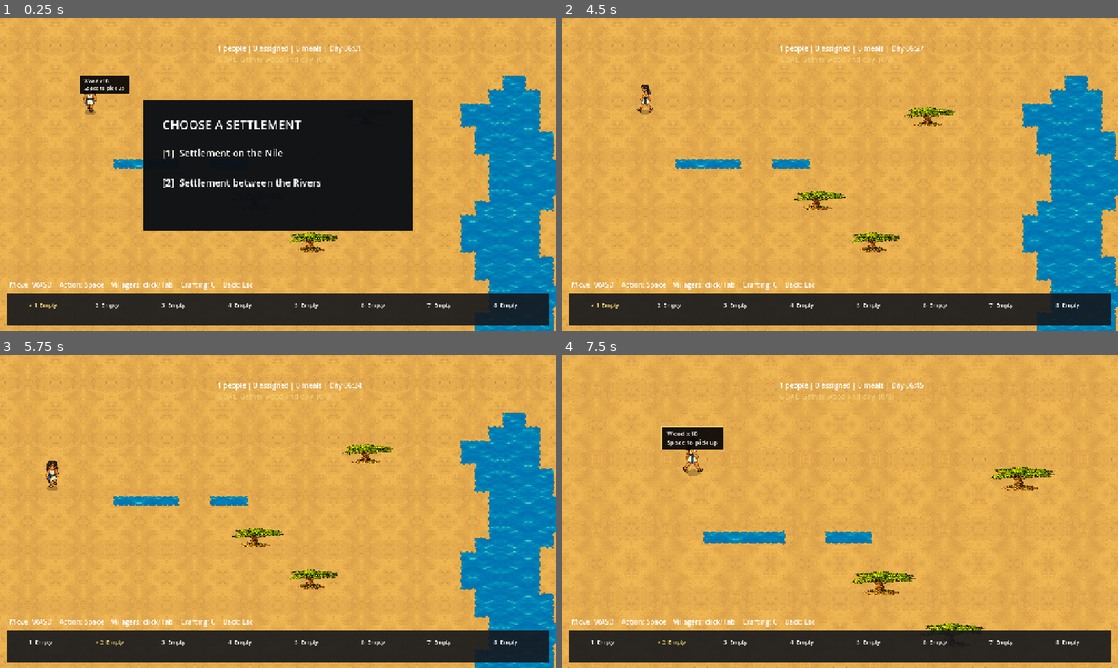
Above: before the commit, frames 1-4 (two rows, left to right).
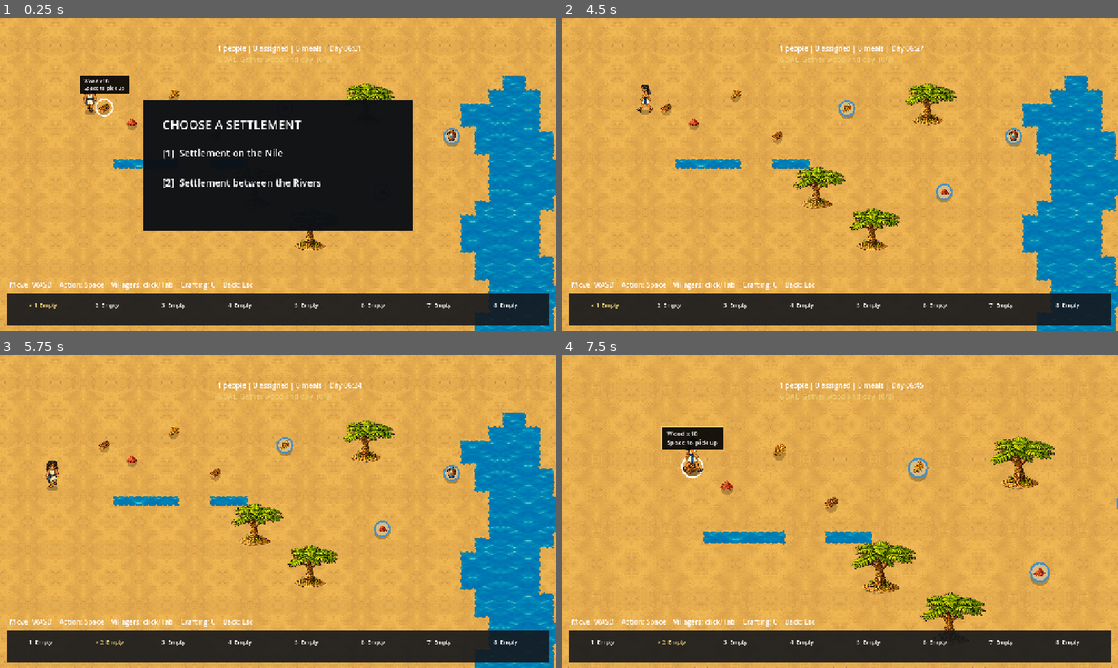
Above: after the commit, the same moments.

Repository: danisanchezcrespo/stardew
Game: Godot game, scene res://main.tscn
Same seed, same stepped clock (60 frames per second), same inputs: the game is played once before the commit and once after it.
Inputs (mouse positions are in pixels of both pictures, inside the frame that each line leads up to):
- Up to frame 1 (0.25 s): no input
- Up to frame 2 (4.5 s): tap Enter at 0.5 s; move the mouse to (962, 158) at 0.52 s; hold D (move_right) 0.53-1.28 s; hold Space (craft_confirm) 0.53-1.28 s; click (962, 158) at 0.67 s; move the mouse to (728, 190) at 1.27 s; hold S (menu_down) 1.28-2.03 s; tap Tab (next_villager) at 1.35 s; tap Space (craft_confirm) every 0.75 s from 2 to 4.25 s; move the mouse to (895, 105) at 2.02 s; hold D (move_right) 2.03-2.78 s; hold C (open_crafting) 2.03-2.78 s; move the mouse to (812, 237) at 2.77 s; hold W (menu_up) 2.78-3.53 s; tap F (quick_next) at 2.85 s; click (812, 237) at 2.92 s; move the mouse to (1006, 221) at 3.52 s; hold Q (quick_previous) 3.53-4.28 s; hold A (move_left) from 3.53 s (still down); move the mouse to (673, 127) at 4.27 s; tap 1 (quick_slot_1) at 4.35 s
- Up to frame 3 (5.75 s): move the mouse to (305, 511) at 5.02 s; release A (move_left) at 5.03 s; hold S (menu_down) from 5.03 s (still down); hold 2 (quick_slot_2) from 5.03 s (still down); click (305, 511) at 5.17 s
- Up to frame 4 (7.5 s): move the mouse to (756, 433) at 5.77 s; release S (menu_down) at 5.78 s; release 2 (quick_slot_2) at 5.78 s; hold D (move_right) 5.78-6.53 s; tap X (remove_placed) at 5.85 s; move the mouse to (962, 495) at 6.52 s; hold W (menu_up) 6.53-7.28 s; hold R (rotate_blueprint) 6.53-7.28 s; move the mouse to (728, 527) at 7.27 s; hold D (move_right) from 7.28 s (still down); tap Mouse wheel up (zoom_in) at 7.35 s; click (728, 527) at 7.42 s

The runs differ from the first frame. In frame 1, 1.0% of the frame differs, in the area x 17-83%, y 20-75%; in frame 2, 3.0%; in frame 3, 3.0%; in frame 4, 4.1%, in the area x 21-100%, y 25-88%.

Commit message:
Fix tree proportions and resource rendering

Diff:
--- a/godot/tests/test_pickup_inventory.gd
+++ b/godot/tests/test_pickup_inventory.gd
@@ -62,6 +62,8 @@
 	root.add_child(game_root)
 	await process_frame
 	var game: Node2D = game_root.get_node("MainGame")
+	_expect(game.pickups[0].z_index > 0 and game.pickups[0].z_index < game.player.z_index, "Pickup sprites should render above terrain and behind the player.", failures)
+	_expect(game.resource_sources[0].z_index > 0 and game.resource_sources[0].z_index < game.player.z_index, "Renewable resource sprites should render above terrain and behind the player.", failures)
 	game._update_interaction_target()
 	_expect(game.interaction_target != null and game.interaction_target.item_id == "wood", "Nearby wood should become the contextual target.", failures)
 	_expect(game.interaction_label.text.contains("Space = Pick up"), "Pickup hover should show the Space control.", failures)
--- a/godot/tests/test_tree_crop_cycle.gd
+++ b/godot/tests/test_tree_crop_cycle.gd
@@ -9,6 +9,7 @@
 	var game: Node2D = root_node.get_node("MainGame")
 	_expect(game.crops.size() == 3, "Each map should begin with exactly three mature trees.", failures)
 	var initial_tree: Variant = game.crops[0]
+	_expect(initial_tree.GROWTH_TEXTURE.get_width() / 4 == initial_tree.GROWTH_TEXTURE.get_height(), "Tree growth atlas cells should be square to preserve authored proportions.", failures)
 	_expect(initial_tree.stage == 3, "Starting trees should be harvestable.", failures)
 	_expect(game.interact_with_crop(initial_tree), "A mature tree should be harvestable.", failures)
 	_expect(game.inventory.count("wood") == 8 and game.inventory.count("tree_seed") == 2, "Harvest should close the loop with Wood x8 and Tree seed x2.", failures)
--- a/godot/world/crops/tree_crop.gd
+++ b/godot/world/crops/tree_crop.gd
@@ -26,7 +26,7 @@
 	watered = true; growth_elapsed = 0.0; queue_redraw(); return true
 func progress() -> float: return clampf(growth_elapsed / STAGE_SECONDS, 0.0, 1.0) if watered else 0.0
 func stage_label() -> String: return ["Seed", "Sprout", "Young tree", "Mature tree"][stage]
-func visual_height() -> float: return [42.0, 58.0, 82.0, 122.0][stage]
+func visual_height() -> float: return [52.0, 66.0, 92.0, 132.0][stage]
 func overlay_anchor() -> Vector2: return global_position + Vector2(0, -visual_height() + 9.0)
 func interaction_position() -> Vector2: return global_position
 func interaction_position_for(_player_position: Vector2) -> Vector2: return global_position
@@ -34,6 +34,7 @@
 func set_targeted(value: bool) -> void: targeted = value; queue_redraw()
 func _draw() -> void:
 	var cell_width := GROWTH_TEXTURE.get_width() / 4.0
-	var size := Vector2([52.0, 66.0, 92.0, 132.0][stage], visual_height())
+	# The atlas uses square cells so a square destination preserves the authored proportions.
+	var size := Vector2.ONE * visual_height()
 	draw_texture_rect_region(GROWTH_TEXTURE, Rect2(Vector2(-size.x * 0.5, -size.y + 13.0), size), Rect2(stage * cell_width, 0, cell_width, GROWTH_TEXTURE.get_height()))
 	if targeted: draw_circle(Vector2(0, 2), 20.0, Color.WHITE, false, 2.0)
--- a/godot/world/items/resource_source.gd
+++ b/godot/world/items/resource_source.gd
@@ -17,7 +17,8 @@
 
 func configure(id: String, definition: Variant, initial: int, maximum: int, grant: int, regenerate: int, interval: float) -> void:
 	z_as_relative = false
-	z_index = -4096
+	# Above MainGame's terrain (Z 0), below Y-sorted actors and structures.
+	z_index = 1
 	stable_id = id
 	item_id = definition.item_id
 	item_label = definition.label
--- a/godot/world/items/world_pickup.gd
+++ b/godot/world/items/world_pickup.gd
@@ -14,7 +14,8 @@
 
 func configure(id: String, definition: Variant, stack_amount: int) -> void:
 	z_as_relative = false
-	z_index = -4096
+	# Above MainGame's terrain (Z 0), below Y-sorted actors and structures.
+	z_index = 1
 	stable_id = id
 	item_id = definition.item_id
 	item_label = definition.label
Binary file changed: godot/assets/generated/crops/tree_growth_v3.png
Not shown, changed: godot/tools/build_terrain_assets.py
